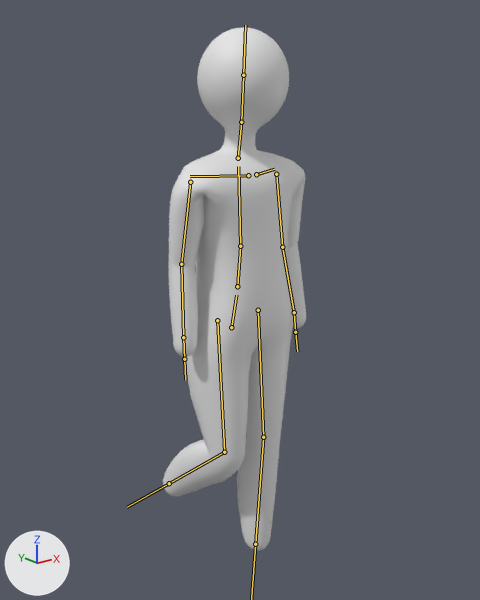
The FBX model Assets/Objects/Animations/char.fbx, before and after one commit.
One viewpoint serves both versions: a camera (50 mm lens) standing at (-4.68, -5.89, 5.97) and looking at (0.19, 0.19, 3.54). Arrows for +X, +Y and +Z are at lower left; the lights stay in place. Both versions are drawn at frame 36 of the action 'metarig|Walk'; the numbers are the values there. The bones that bend it are drawn over the model as lines. Materials are left out; every surface is plain grey.
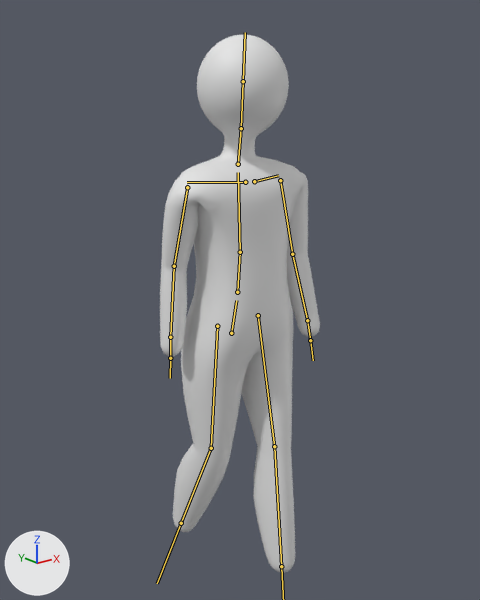
Edits to the scene script, one JSON object a line:
```json
{"block": "bone_hips", "where": "bone_hips = bpy.data.objects['metarig'].pose.bones['hips']"}
{"op": "set", "path": "bone_hips.location", "old": "(0.0, 0.0, 0.0)", "new": "(0.0, -0.021, 0.005)"}
{"block": "bone_spine", "where": "bone_spine = bpy.data.objects['metarig'].pose.bones['spine']  # child of 'hips'"}
{"op": "set", "path": "bone_spine.rotation_quaternion", "old": "(1.0, -0.001, 0.0, 0.0)", "new": "(0.998, -0.001, -0.059, 0.006)", "note": "degrees (0, 0, 0) -> degrees (0, -7, 1)"}
{"block": "bone_head", "where": "bone_head = bpy.data.objects['metarig'].pose.bones['head']  # child of 'neck'"}
{"op": "set", "path": "bone_head.rotation_quaternion", "old": "(1.0, 0.006, 0.0, 0.0)", "new": "(0.999, 0.008, 0.047, -0.003)", "note": "degrees (1, 0, 0) -> degrees (1, 5, 0)"}
{"block": "bone_upper_arm_l", "where": "bone_upper_arm_l = bpy.data.objects['metarig'].pose.bones['upper_arm.L']  # child of 'shoulder.L'"}
{"op": "set", "path": "bone_upper_arm_l.rotation_quaternion", "old": "(0.746, 0.089, 0.006, -0.659)", "new": "(0.746, 0.12, -0.031, -0.654)", "note": "degrees (7, 7, -82) -> degrees (13, 6, -82)"}
{"block": "bone_upper_arm_r", "where": "bone_upper_arm_r = bpy.data.objects['metarig'].pose.bones['upper_arm.R']  # child of 'shoulder.R'"}
{"op": "set", "path": "bone_upper_arm_r.rotation_quaternion", "old": "(0.713, -0.132, 0.192, 0.661)", "new": "(0.733, -0.155, 0.167, 0.641)", "note": "degrees (4, 27, 87) -> degrees (-1, 26, 82)"}
{"block": "bone_thigh_l", "where": "bone_thigh_l = bpy.data.objects['metarig'].pose.bones['thigh.L']  # child of 'hips'"}
{"op": "set", "path": "bone_thigh_l.rotation_quaternion", "old": "(1.0, 0.0, 0.0, 0.0)", "new": "(0.998, -0.064, 0.0, 0.0)", "note": "degrees (0, 0, 0) -> degrees (-7, 0, 0)"}
{"block": "bone_shin_l", "where": "bone_shin_l = bpy.data.objects['metarig'].pose.bones['shin.L']  # child of 'thigh.L'"}
{"op": "set", "path": "bone_shin_l.rotation_quaternion", "old": "(1.0, 0.0, 0.0, 0.0)", "new": "(1.0, -0.029, 0.0, 0.0)", "note": "degrees (0, 0, 0) -> degrees (-3, 0, 0)"}
{"block": "bone_thigh_r", "where": "bone_thigh_r = bpy.data.objects['metarig'].pose.bones['thigh.R']  # child of 'hips'"}
{"op": "set", "path": "bone_thigh_r.rotation_quaternion", "old": "(1.0, 0.005, 0.0, 0.0)", "new": "(0.996, 0.087, 0.0, 0.0)", "note": "degrees (1, 0, 0) -> degrees (10, 0, 0)"}
{"block": "bone_shin_r", "where": "bone_shin_r = bpy.data.objects['metarig'].pose.bones['shin.R']  # child of 'thigh.R'"}
{"op": "set", "path": "bone_shin_r.rotation_quaternion", "old": "(0.925, 0.381, 0.0, 0.0)", "new": "(0.995, 0.099, 0.0, 0.0)", "note": "degrees (45, 0, 0) -> degrees (11, 0, 0)"}
```

Location of each change, (x1, y1, x2, y2) in pixels of the pictures (480 x 600 px):
```json
{"object": "Cube", "change": "posed", "before": [163, 27, 306, 551], "after": [160, 34, 320, 573], "on screen": "12% wider"}
{"bone": "hips", "before": "(231, 327) to (236, 295)", "after": "(231, 333) to (236, 300)"}
{"bone": "spine", "before": "(237, 286) to (240, 246)", "after": "(237, 292) to (240, 252)"}
{"bone": "head", "before": "(241, 122) to (243, 75)", "after": "(241, 128) to (243, 81)"}
{"bone": "upper_arm.L", "before": "(276, 174) to (282, 247)", "after": "(280, 180) to (292, 254)"}
{"bone": "upper_arm.R", "before": "(190, 182) to (181, 264)", "after": "(187, 187) to (174, 266)"}
{"bone": "thigh.L", "before": "(258, 310) to (263, 437)", "after": "(258, 315) to (274, 446)"}
{"bone": "shin.L", "before": "(263, 437) to (255, 544)", "after": "(274, 446) to (281, 566)"}
{"bone": "thigh.R", "before": "(217, 320) to (224, 452)", "after": "(217, 326) to (211, 448)"}
{"bone": "shin.R", "before": "(224, 452) to (169, 483)", "after": "(211, 448) to (181, 523)"}
```
